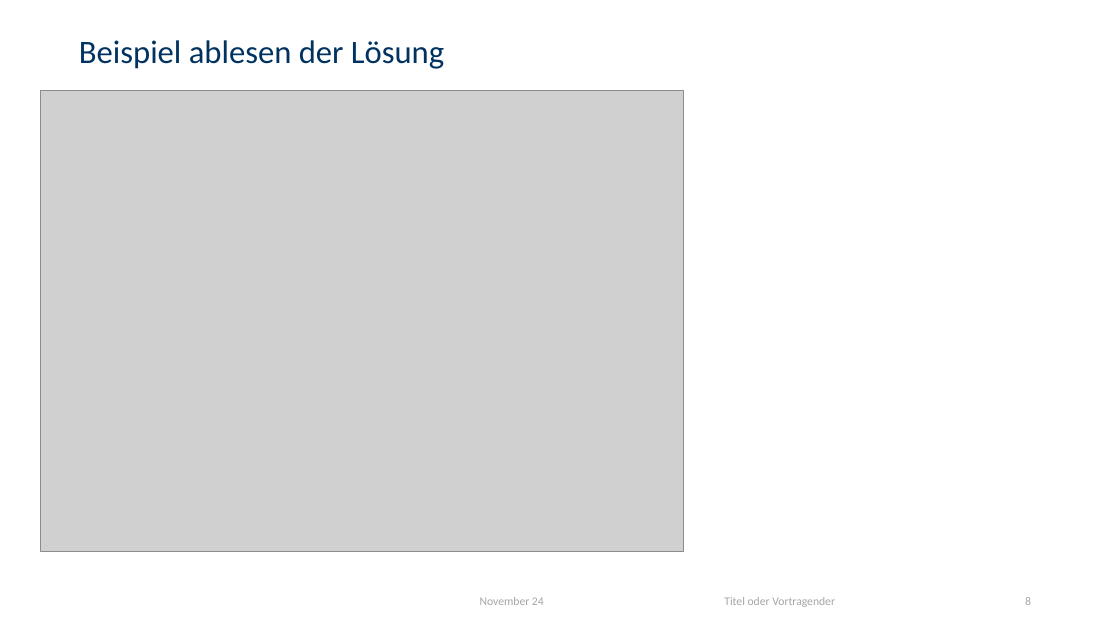
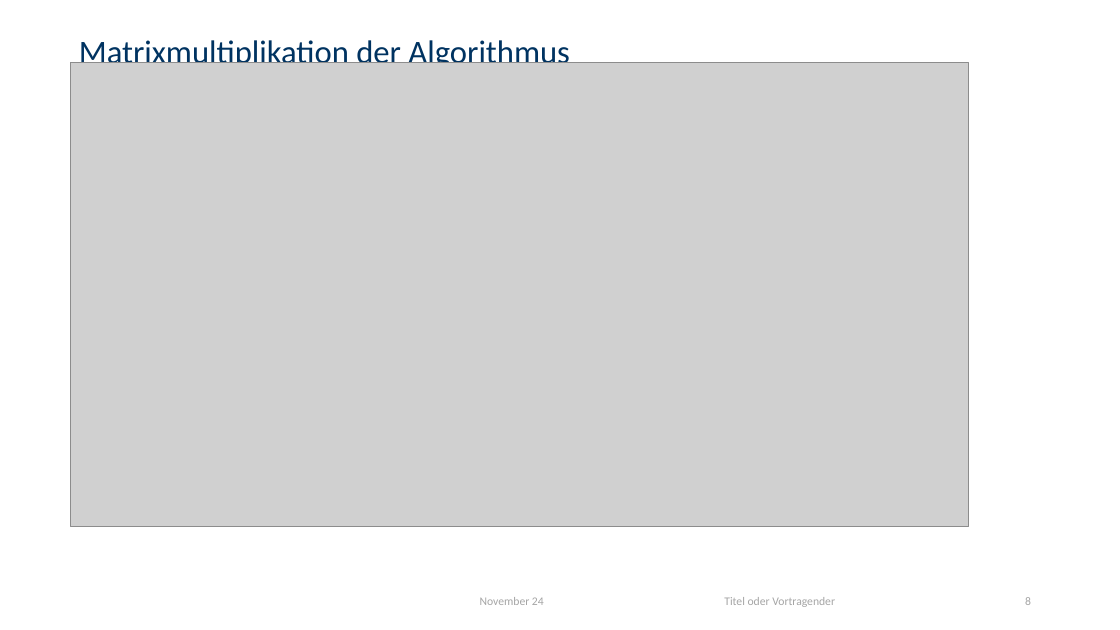
Before and after one commit to LukasMeinschad/Studium, a slide deck: slide 8 of Tutorium Mathe/Tutorium5_Slides.pptx. Drawn at 1120x630 pixels with LibreOffice and Linux fonts; fonts in the diff are those of the drawing; grey boxes stand for pictures; background and template pictures are left out. Boxes give left, top, right and bottom in pixels: in the first picture for what was removed or moved away, otherwise in the second. Text is boxed around its words. In the diff, an @@ line names an element or a change of style, - is before the commit and + after.

```diff
--- a/Tutorium Mathe/Tutorium5_Slides.pptx
+++ b/Tutorium Mathe/Tutorium5_Slides.pptx
@@ title at (79,40,570,71): text changed @@
-Beispiel ablesen der Lösung
+Matrixmultiplikation der Algorithmus
@@ picture: place and size @@
-picture at (40,91,684,551)
+picture at (71,63,969,527)
```
Also in this commit, not shown: 5 other slides changed, 3 slides added, 5 slides removed, 13 other files.
